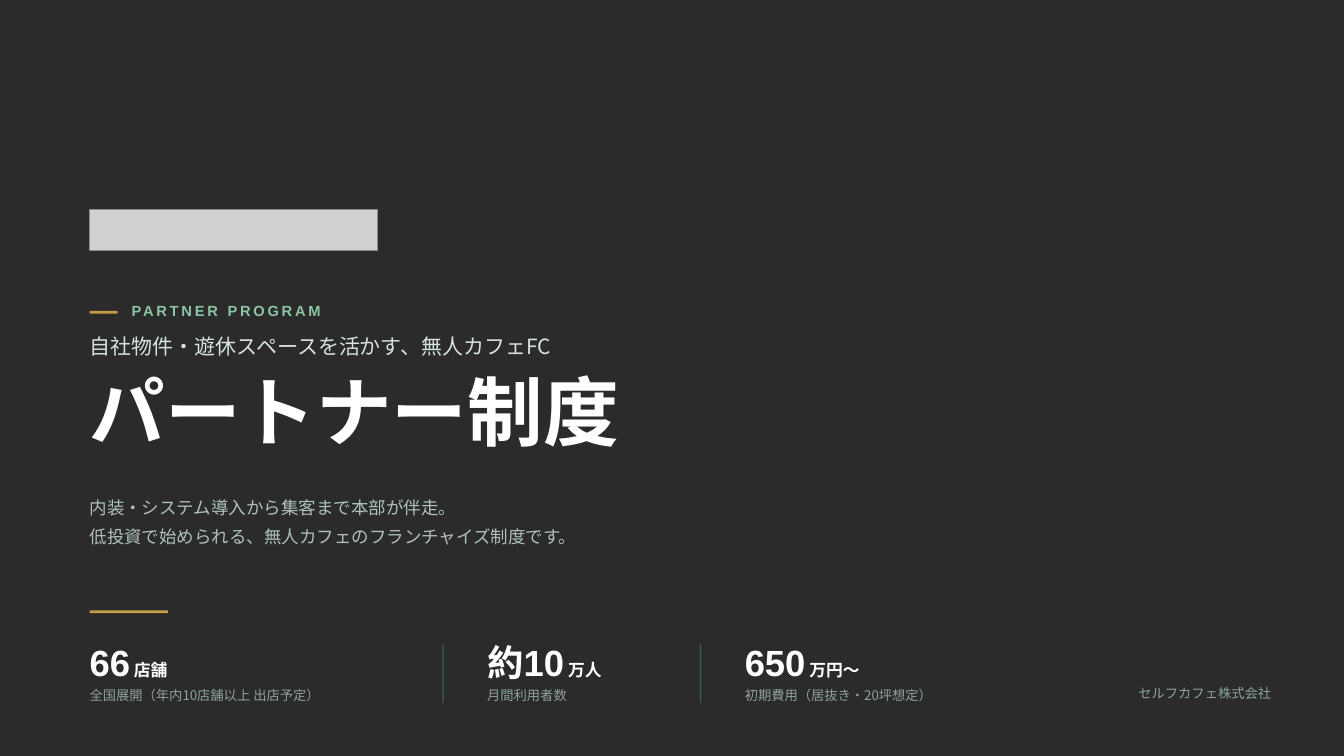
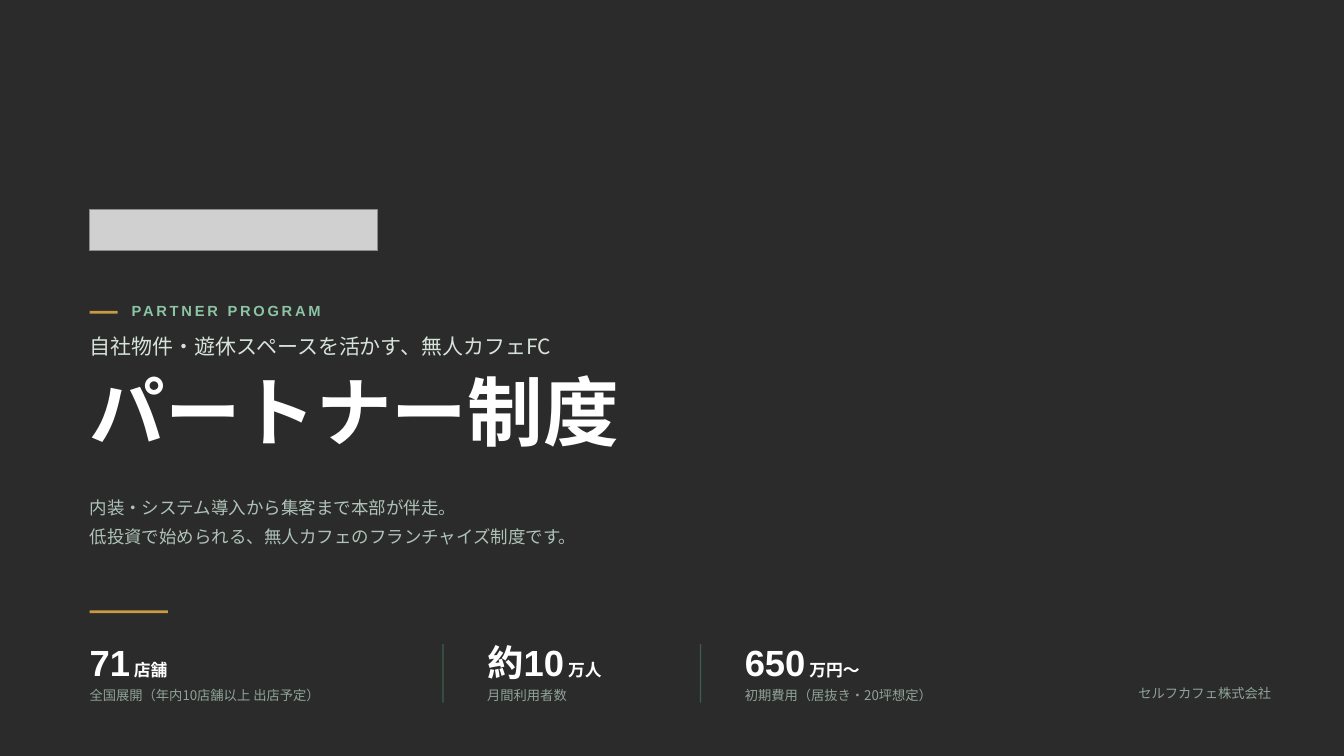
Before and after one commit to a5408071-cmd/suzuki-ceo, a slide deck: slide 1 of selfcafe-partner-deck/selfcafe-partner-deck.pptx. Drawn at 1344x756 pixels with LibreOffice and Linux fonts; fonts in the diff are those of the drawing; grey boxes stand for pictures; background and template pictures are left out; a plain dark background stands for a picture behind light text. Boxes give left, top, right and bottom in pixels: in the first picture for what was removed or moved away, otherwise in the second. Text is boxed around its words. In the diff, an @@ line names an element or a change of style, - is before the commit and + after.

```diff
--- a/selfcafe-partner-deck/selfcafe-partner-deck.pptx
+++ b/selfcafe-partner-deck/selfcafe-partner-deck.pptx
@@ text at box(90, 651, 168, 681): text changed @@
-66 店舗
+71 店舗
```
Also in this commit, not shown: 15 other slides changed, 1 slide added, 20 other files.
